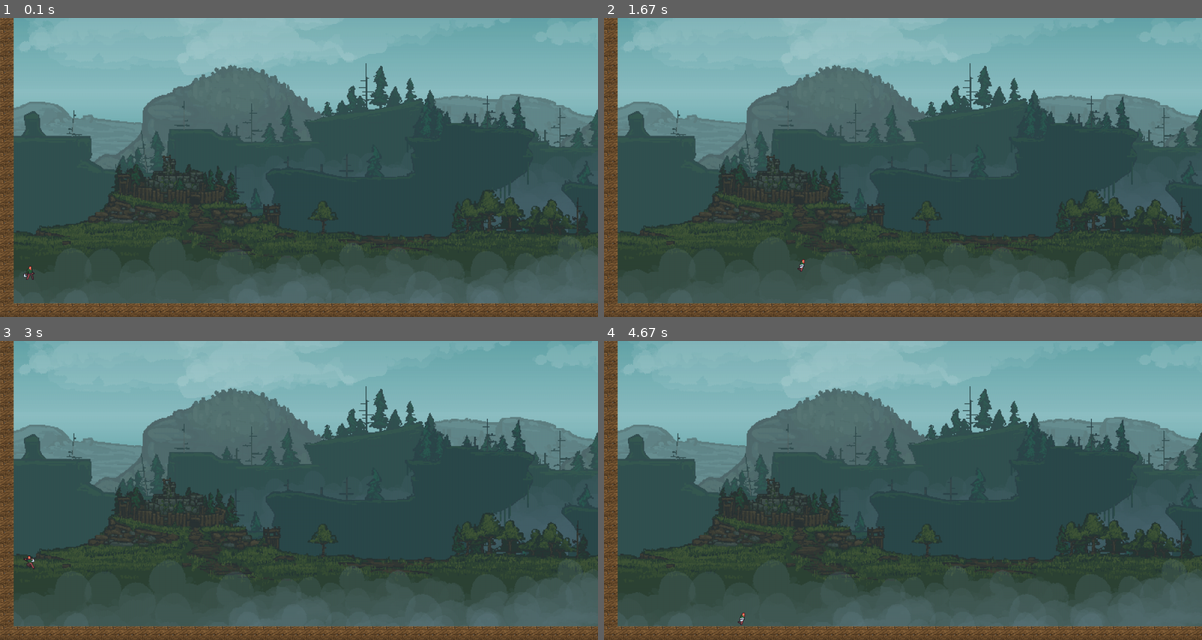
Above: before the commit, frames 1-4 (two rows, left to right).
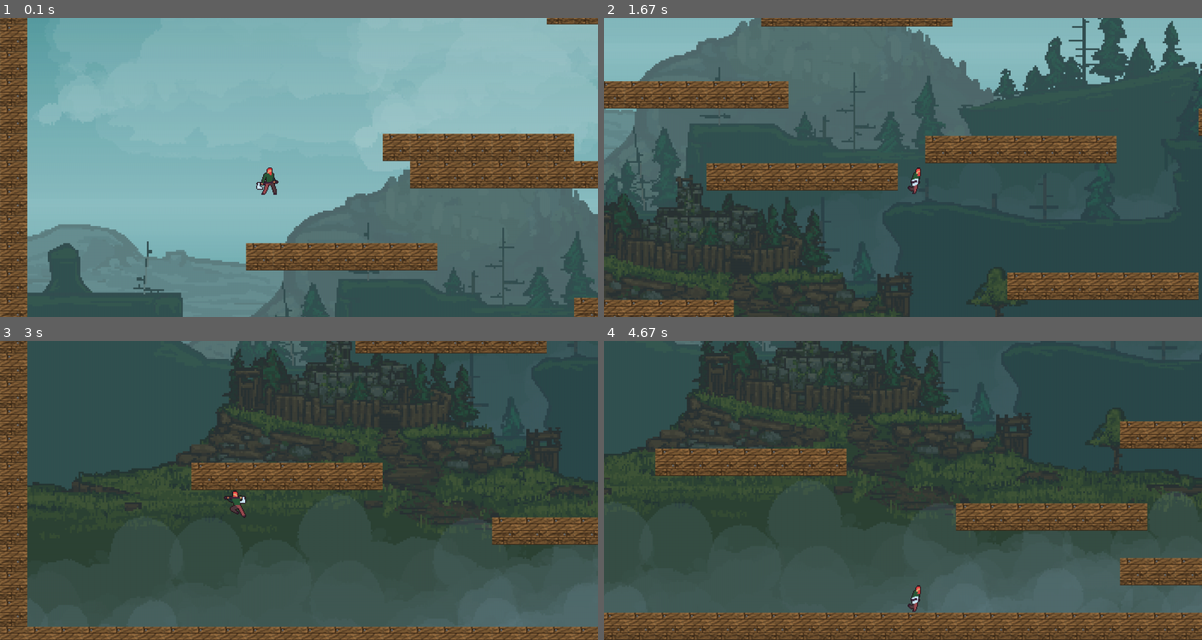
Above: after the commit, the same moments.

Repository: DesolateSoul/Pygame-project
Game: pygame game, started from main.py
Two runs of this game, one before a commit and one after it. Both use one fixed random seed, a clock stepped at 60 frames per second and the inputs below.
Inputs:
- Up to frame 1 (0.1 s): no input
- Up to frame 2 (1.67 s): hold Right 0.33-0.8 s; hold Up 0.83-1.13 s; hold Right 1.17-1.63 s
- Up to frame 3 (3 s): hold Left 1.67-2.2 s; hold Left 2.23-2.63 s; hold Up from 2.67 s (still down)
- Up to frame 4 (4.67 s): release Up at 3.03 s; hold Right 3.07-3.7 s; hold Left 3.73-4.2 s; hold Right from 4.23 s (still down)

The runs differ from the first frame. In frame 1, 71% of the frame differs, in the area x 0-100%, y 0-100%; in frame 2, 52%; in frame 3, 58%; in frame 4, 68%.

Commit message:
The size of the textures and animations doubled, added platforms generation

Diff:
--- a/main.py
+++ b/main.py
@@ -1,6 +1,7 @@
 from pygame import *
 import pygame
 import pyganim
+import random
 
 WINDOW_WIDTH = 1400
 WINDOW_HEIGHT = 700
@@ -8,15 +9,15 @@
 BACKGROUND_COLOR = "#000000"
 FPS = 60
 
-MOVE_SPEED = 7
-WIDTH = 26  # Размеры игрока
-HEIGHT = 32
+MOVE_SPEED = 14
+WIDTH = 52  # Размеры игрока
+HEIGHT = 64
 COLOR = "#888888"
-JUMP_POWER = 10
-GRAVITY = 0.35
-
-PLATFORM_WIDTH = 32
-PLATFORM_HEIGHT = 32
+JUMP_POWER = 20
+GRAVITY = 0.7
+
+PLATFORM_WIDTH = 64
+PLATFORM_HEIGHT = 64
 
 ANIMATION_RIGHT = [('data/run1.png', 0.1), ('data/run2.png', 0.1), ('data/run3.png', 0.1), ('data/run4.png', 0.1),
                    ('data/run5.png', 0.1), ('data/run6.png', 0.1)]
@@ -59,7 +60,6 @@
         #  Анимация бездействия
         self.animation_stay_right = pyganim.PygAnimation(ANIMATION_STAY_RIGHT)
         self.animation_stay_right.play()
-        self.animation_stay_right.blit(self.image, (0, 0))  # По-умолчанию, стоим
         #  Анимация прыжка влево
         self.animation_jump_left = pyganim.PygAnimation(ANIMATION_JUMP_LEFT)
         self.animation_jump_left.play()
@@ -69,6 +69,15 @@
 
         self.animation_stay_left = pyganim.PygAnimation(ANIMATION_STAY_LEFT)
         self.animation_stay_left.play()
+
+        self.animation_run_right.scale((WIDTH, HEIGHT))
+        self.animation_run_left.scale((WIDTH, HEIGHT))
+        self.animation_stay_right.scale((WIDTH, HEIGHT))
+        self.animation_jump_left.scale((WIDTH, HEIGHT))
+        self.animation_jump_right.scale((WIDTH, HEIGHT))
+        self.animation_stay_left.scale((WIDTH, HEIGHT))
+
+        self.animation_stay_right.blit(self.image, (0, 0))  # По-умолчанию, стоим
 
     def update(self, left, right, up, platforms):
         if up:
@@ -168,6 +177,13 @@
                     print("-", file=generated_level)
                 else:
                     print("", end=" ", file=generated_level)
+    with open(f"data/{filename}", mode="r", encoding="utf-8") as generated_level:
+        level = generated_level.read().splitlines()
+    for i in range(len(level[1:-1])):
+        n = random.randint(1, len(level[0][1:-1]) - 7)
+        for k in range(7):
+            level[i + 1] = level[i + 1][:n + k] + "-" + level[i + 1][n + k + 1:]
+    return level
 
 
 class Platform(sprite.Sprite):
@@ -175,6 +191,7 @@
         sprite.Sprite.__init__(self)
         self.image = Surface((PLATFORM_WIDTH, PLATFORM_HEIGHT))
         self.image = image.load("data/platform.png")
+        self.image = pygame.transform.scale(self.image, (64, 64))
         self.rect = Rect(x, y, PLATFORM_WIDTH, PLATFORM_HEIGHT)
 
 
@@ -183,17 +200,15 @@
     screen = pygame.display.set_mode(DISPLAY)
     pygame.display.set_caption("Платформер")
     bg = image.load("data/background.png")
+    bg = pygame.transform.scale(bg, (4096, 2048))
     timer = pygame.time.Clock()
 
-    main_character = Player(55, 900, False, False, False)
+    main_character = Player(600, 900, False, False, False)
     objects = pygame.sprite.Group()  # Все объекты
     objects.add(main_character)
     platforms = []
 
-    generate_level("level.txt")
-    with open('data/level.txt', mode="r", encoding="utf-8") as f:
-        level = f.read().splitlines()
-
+    level = generate_level("level.txt")
     x = y = 0  # координаты установки платформ
     for line in level:
         for symbol in line:
